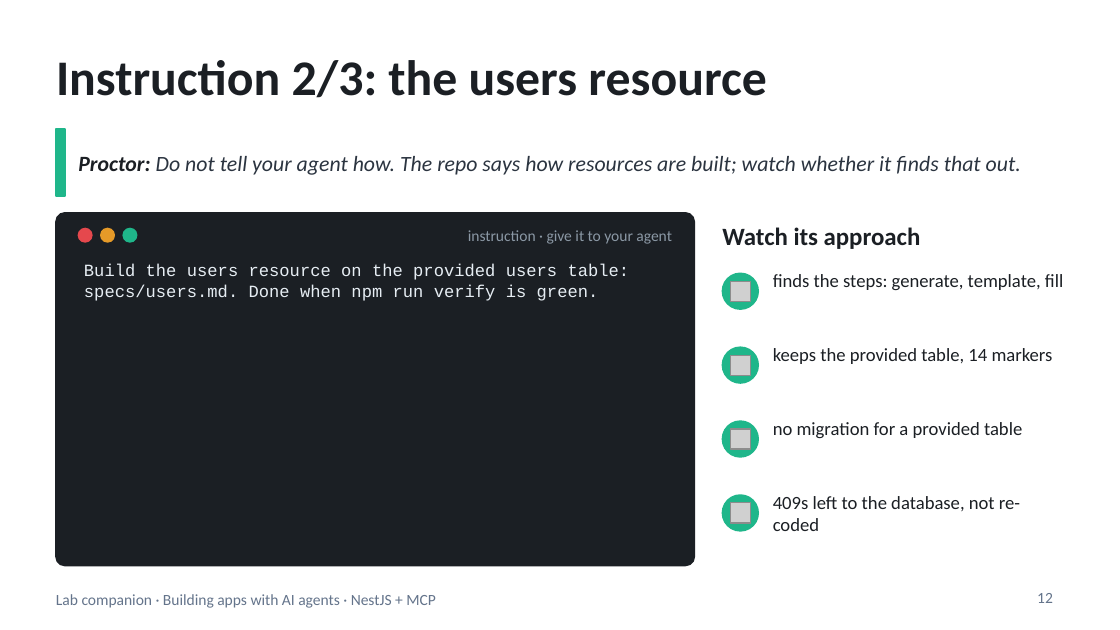
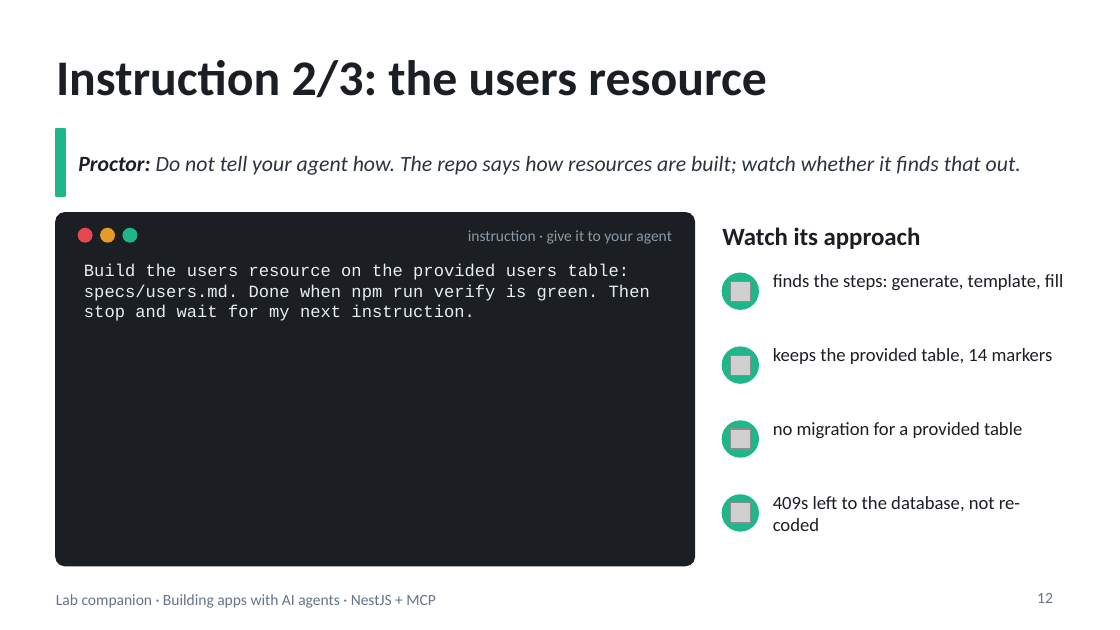
Before and after one commit to blazaga/ai-training-modules, a slide deck: slide 12 of docs/ai-agent-training/slides/lab-companion.pptx. Drawn at 1120x630 pixels with LibreOffice and Linux fonts; fonts in the diff are those of the drawing; grey boxes stand for pictures. Boxes give left, top, right and bottom in pixels: in the first picture for what was removed or moved away, otherwise in the second. Text is boxed around its words. In the diff, an @@ line names an element or a change of style, - is before the commit and + after.

```diff
--- a/docs/ai-agent-training/slides/lab-companion.pptx
+++ b/docs/ai-agent-training/slides/lab-companion.pptx
@@ text at (x1=84, y1=284, x2=650, y2=321): text changed @@
-specs/users.md. Done when npm run verify is green.
+specs/users.md. Done when npm run verify is green. Then
+stop and wait for my next instruction.
```
Also in this commit, not shown: 6 other slides changed, 6 other files.
